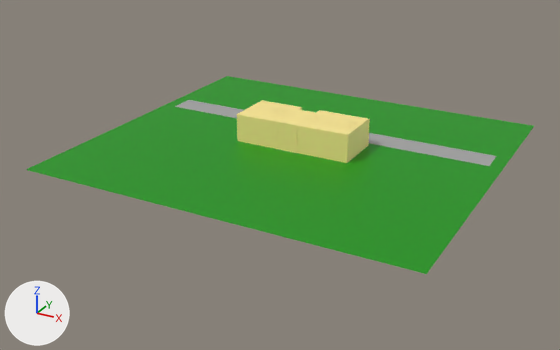
One commit to the glTF model code/src/App/components/ruben/campus/campus.glb: the scene before it, then after it.
Before and after are seen from a 50 mm camera at (99.8, -192.6, 83.0) aimed at (-2.3, -7.0, -9.9). Arrows for +X, +Y and +Z are at lower left; the lights stay in place. Where no turn or scale is listed for an object, it has been applied to the vertices. Vertices at the same position are counted once.
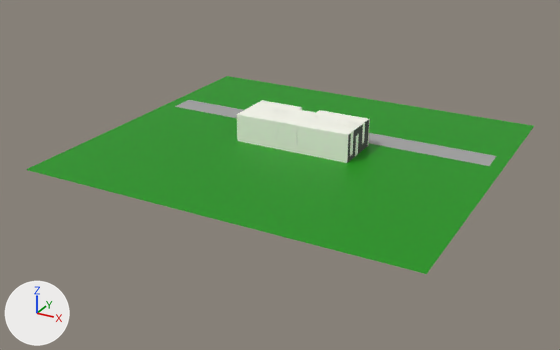
Boxes (x1, y1, x2, y2) around the edits, measured in the pictures (560 x 350 px):
'achtermuur', recoloured (yellow to white): (237, 114, 348, 163) in both
'Cube.060', recoloured (yellow to white): (298, 110, 369, 135) in both
'eetgrondverdiep2.003', recoloured (yellow to white): (238, 101, 302, 122) in both
'Cube.006', recoloured (yellow to white): (347, 120, 369, 163) in both
'inkomgrondverdiep2.003', recoloured (yellow to white): (278, 110, 315, 126) in both
'Cube.023', recoloured: (314, 116, 361, 125) in both
'Cube.049', recoloured: (309, 119, 356, 128) in both
'Cube.051', recoloured: (248, 108, 288, 116) in both
'Cube.053', recoloured: (277, 116, 287, 131) in both
'Cube.007', recoloured: (238, 100, 263, 114) in both
'Cube.050', recoloured: (292, 107, 302, 113) in both
part 1 of me_cube_019, added: after (347, 120, 369, 163)

What the commit changed:
Material 'Material.008' (mat_material_008) changes colour from yellow #ffeb94 to white #fefff4; in linear values from (1.0, 0.828, 0.295) to (0.994, 1.0, 0.901).
Material 'Material.031' (mat_material_031) is new.
Its base color is (0.0, 0.0, 0.0) (black #000000).
me_cube_019 is used by ob_cube_006; location (18.1, 2.8, 1.6).
me_cube_019 had 46 vertices, 88 faces and spanned x -0.7..0.2, y -7.6..7.6, z -4.2..4.2.
me_cube_019 now has 238 vertices, 472 faces and spans x -0.7..0.2, y -7.6..7.6, z -4.2..4.2.
me_cube_019 part 1: 192 vertices added at x -0.7..0.2, y -7.6..7.6, z -4.2..4.2.
me_cube_019 now uses material mat_material_031 (black #000000).
